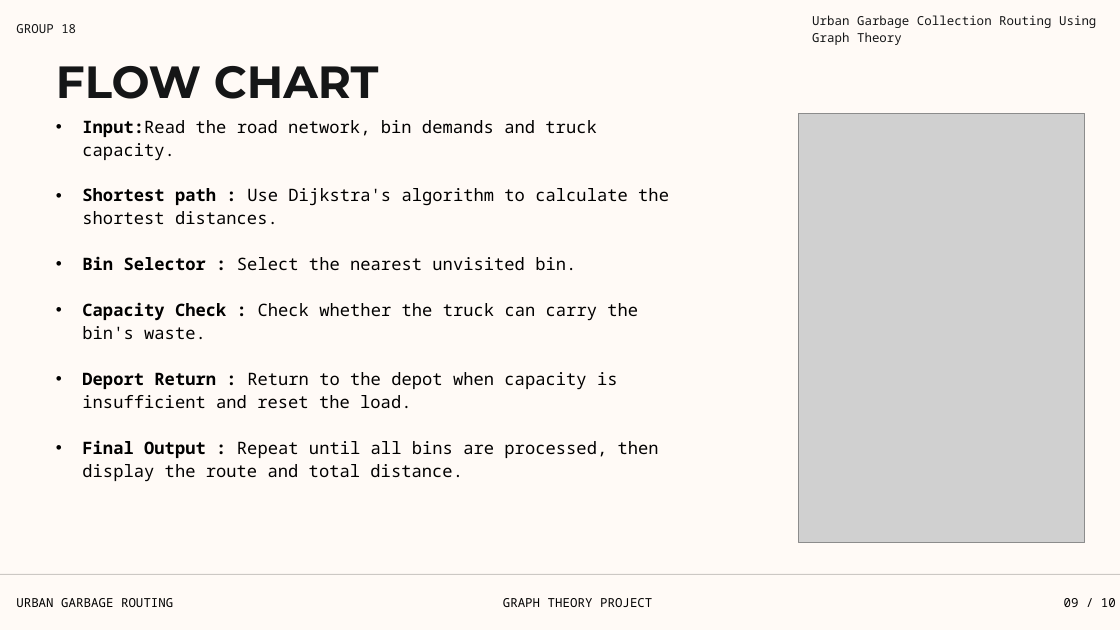
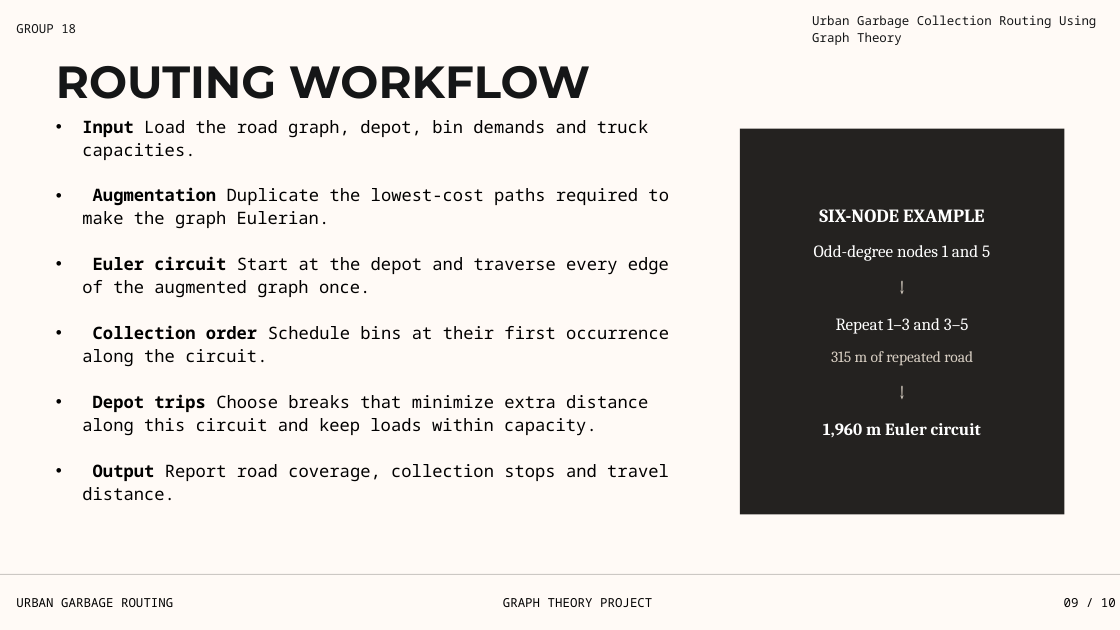
Before and after one commit to kapilupadh/Urban_Garbage_Collection_Routing, a slide deck: slide 9 of Data/Urban Garbage Collection GT.pptx. Drawn at 1120x630 pixels with LibreOffice and Linux fonts; fonts in the diff are those of the drawing; grey boxes stand for pictures; background and template pictures are left out. Boxes give left, top, right and bottom in pixels: in the first picture for what was removed or moved away, otherwise in the second. Text is boxed around its words. In the diff, an @@ line names an element or a change of style, - is before the commit and + after.

Commit message:
Implemented Chinese Postman routing and update dashboard

```diff
--- a/Data/Urban Garbage Collection GT.pptx
+++ b/Data/Urban Garbage Collection GT.pptx
@@ text at (56, 66, 590, 99): text changed @@
-FLOW CHART
+ROUTING WORKFLOW
@@ picture removed at (799, 113, 1085, 542) @@
@@ text at (82, 120, 669, 500): text changed @@
-• Input:Read the road network, bin demands and truck capacity.
-• Shortest path : Use Dijkstra's algorithm to calculate the shortest distances.
-• Bin Selector : Select the nearest unvisited bin.
-• Capacity Check : Check whether the truck can carry the bin's waste.
-• Deport Return : Return to the depot when capacity is insufficient and reset the load.
-• Final Output : Repeat until all bins are processed, then display the route and total distance.
+• Input Load the road graph, depot, bin demands and truck capacities.
+• Augmentation Duplicate the lowest-cost paths required to make the graph Eulerian.
+• Euler circuit Start at the depot and traverse every edge of the augmented graph once.
+• Collection order Schedule bins at their first occurrence along the circuit.
+• Depot trips Choose breaks that minimize extra distance along this circuit and keep loads within capacity.
+• Output Report road coverage, collection stops and travel distance.
@@ rectangle added at (740, 129, 1065, 514), fill #242220, 11 pt, text #FFFFFF @@
+SIX-NODE EXAMPLE
+Odd-degree nodes 1 and 5
+↓
+Repeat 1–3 and 3–5
+315 m of repeated road
+↓
+1,960 m Euler circuit
```
Also in this commit, not shown: 9 other slides changed, 28 other files.
